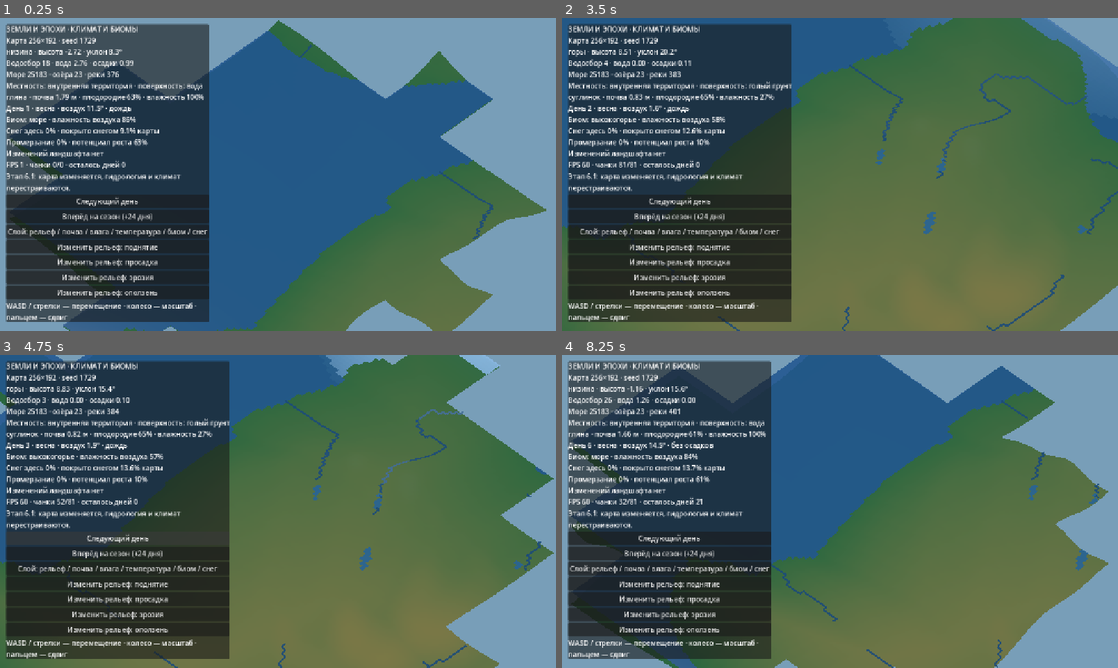
Above: before the commit, frames 1-4 (two rows, left to right).
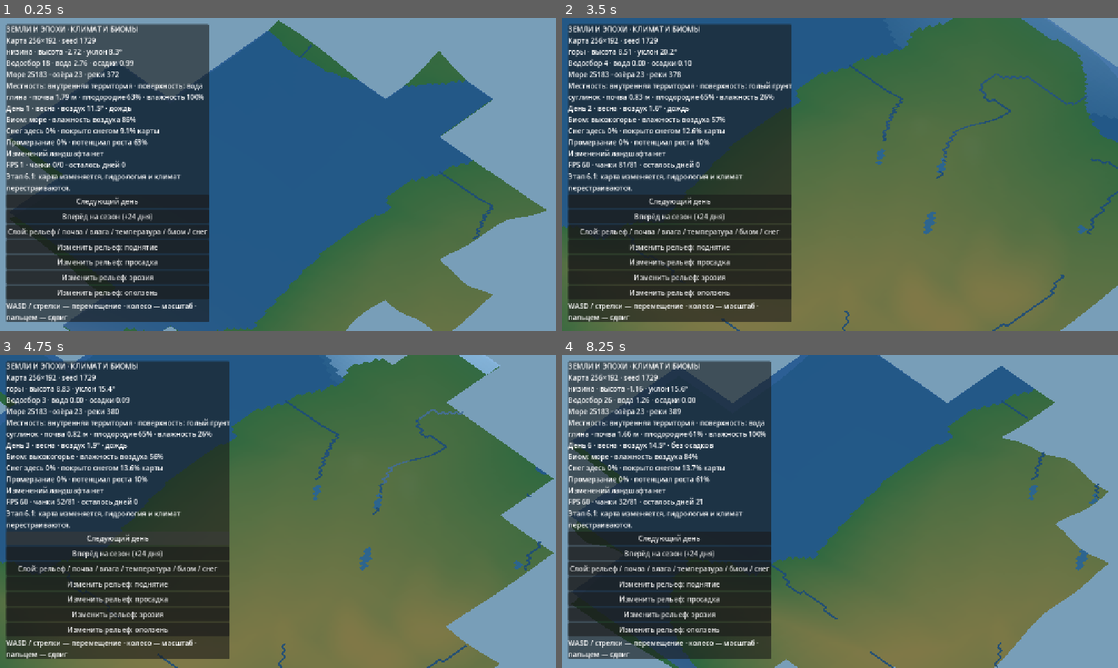
Above: after the commit, the same moments.

Repository: cyrox007/lands-and-ages
Game: Godot game, scene res://scenes/world.tscn
Two runs of this game, one before a commit and one after it. Both use one fixed random seed, a clock stepped at 60 frames per second and the inputs below.
Inputs (mouse positions are in pixels of both pictures, inside the frame that each line leads up to):
- Up to frame 1 (0.25 s): no input
- Up to frame 2 (3.5 s): move the mouse to (962, 158) at 0.52 s; hold D 0.53-1.25 s; click (962, 158) at 0.67 s; drag from (728, 190) to (812, 237) at 1.27 s; click "Следующий день" at 2 s; move the mouse to (895, 105) at 2.77 s; hold D from 2.78 s (still down)
- Up to frame 3 (4.75 s): release D at 3.5 s; drag from (250, 574) to (111, 464) at 3.52 s; click "Следующий день" at 4.25 s
- Up to frame 4 (8.25 s): move the mouse to (1006, 558) at 5.02 s; hold A 5.03-5.75 s; drag from (673, 464) to (756, 433) at 5.77 s; click "Вперёд на сезон (+24 дня)" at 6.5 s; move the mouse to (867, 511) at 7.27 s; hold S 7.28-8 s; click (867, 511) at 7.42 s; drag from (756, 433) to (728, 527) at 8.02 s

The runs differ from the first frame. In frame 1, less than 0.1% of the frame differs, in the area x 20-22%, y 17-19%; in frame 2, less than 0.1%; in frame 3, less than 0.1%, in the area x 20-78%, y 13-100%; in frame 4, less than 0.1%.

Commit message:
fix(climate): сформировать засушливое внутреннее ядро южного региона

Diff:
--- a/godot/scripts/climate.gd
+++ b/godot/scripts/climate.gd
@@ -135,7 +135,7 @@
 				- maxf(0.0, height) * 0.78 + broad * 1.8
 			# В тёплых удалённых от моря районах испаряемость выше,
 			# поэтому образуются протяжённые засушливые внутренние области.
-			var continental_dryness := 0.24 + 0.58 * smoothstep(
+			var continental_dryness := 0.24 + 0.95 * smoothstep(
 				0.35, 0.90, latitude)
 			_humidity[i] = clampf(0.45 + marine * 0.40 \
 				- (1.0 - marine) * continental_dryness * latitude \
